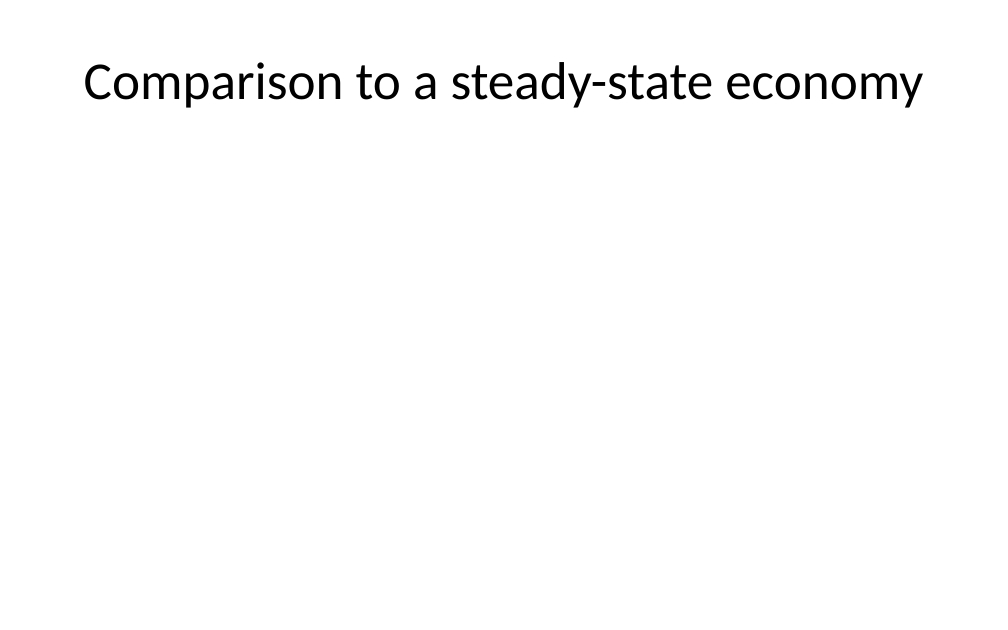
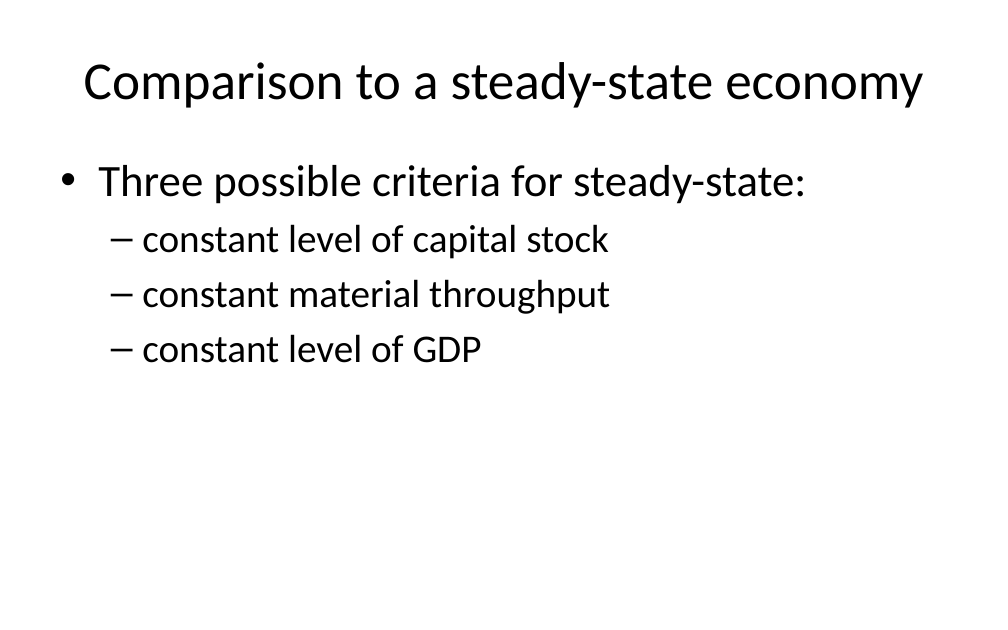
Before and after one commit to MatthewHeun/Dynamic-IO-Modeling, a slide deck: slide 21 of Book_launch/Book_launch_MCD_v2.pptx (slide 19 before the commit). Drawn at 1008x630 pixels with LibreOffice and Linux fonts; fonts in the diff are those of the drawing. Boxes give left, top, right and bottom in pixels: in the first picture for what was removed or moved away, otherwise in the second. Text is boxed around its words. In the diff, an @@ line names an element or a change of style, - is before the commit and + after.

```diff
--- a/Book_launch/Book_launch_MCD_v2.pptx
+++ b/Book_launch/Book_launch_MCD_v2.pptx
@@ text added at (x1=98, y1=165, x2=806, y2=363), 28 pt, text #000000 @@
+• Three possible criteria for steady-state:
+  – constant level of capital stock
+  – constant material throughput
+  – constant level of GDP
```
Also in this commit, not shown: 3 other slides changed, 6 slides added.
